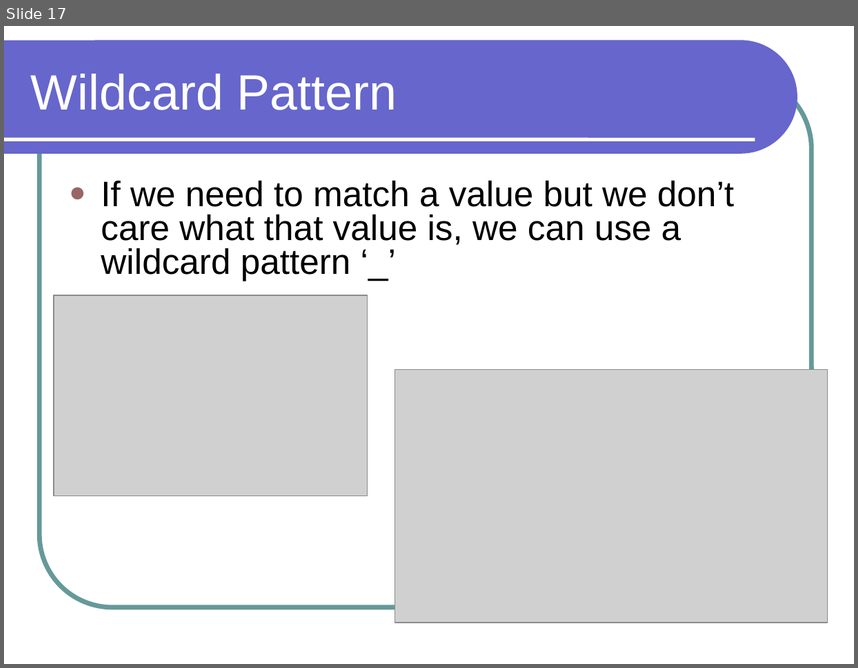
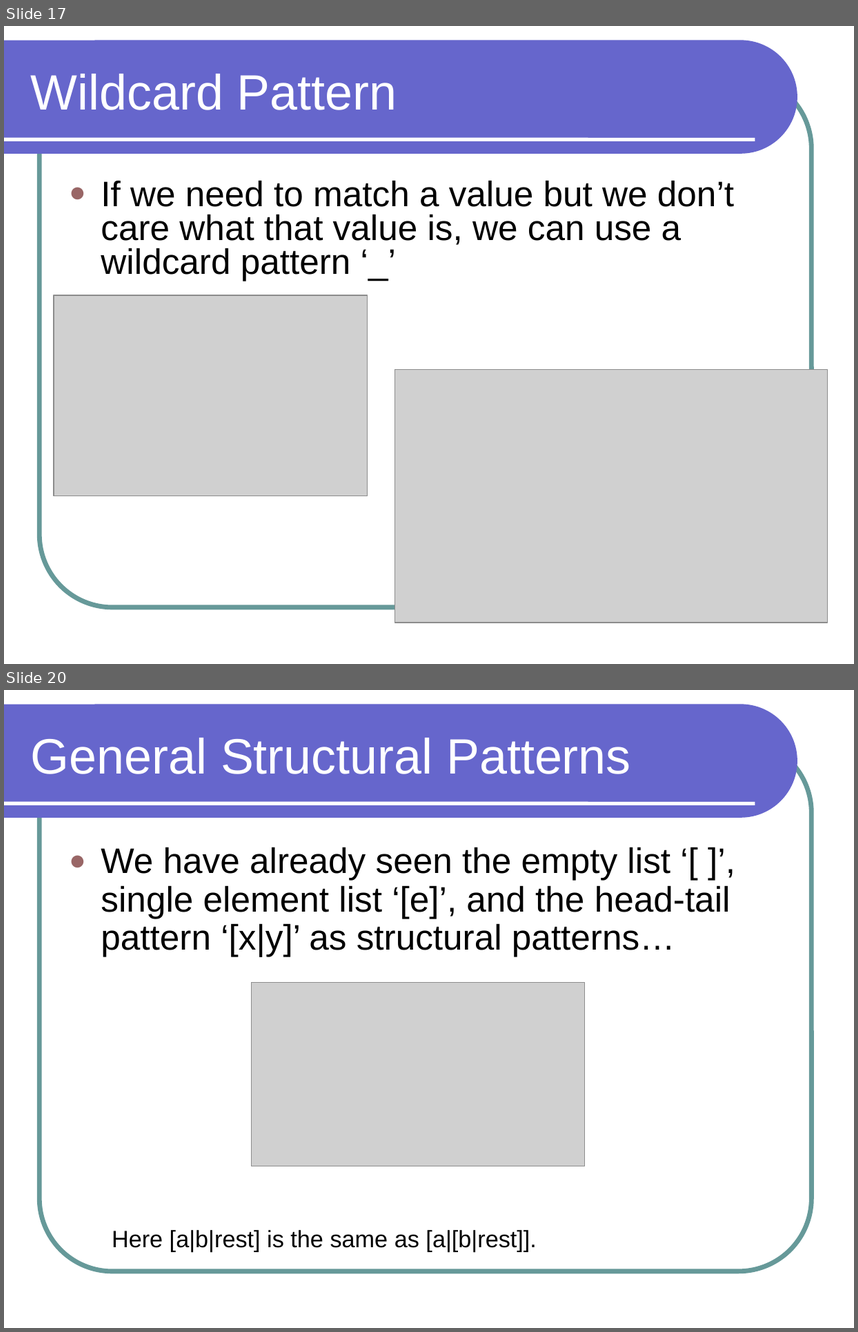
Before and after one commit to lutzhamel/CSC301, a slide deck: notes/csc301-ln013.ppt. Shown one above the other, each under a label of ours: slide 17 before the commit, slides 17 and 20 after it; the slides between them are not shown. The pictures are 858x668 and 858x1332 pixels, drawn with LibreOffice and Linux fonts; fonts in the diff are those of the drawing; grey boxes stand for pictures. Boxes give left, top, right and bottom in pixels: in the first picture for what was removed or moved away, otherwise in the second. Text is boxed around its words. In the diff, an @@ line names an element or a change of style, - is before the commit and + after.

```diff
--- a/notes/csc301-ln013.ppt
+++ b/notes/csc301-ln013.ppt
@@ slide 20 added at [4, 690, 854, 1328], background #FFFFFF; not listed: 3 template elements that a slide beside it also shows @@
@@ title added at [31, 738, 631, 774], 42 pt, text #FFFFFF @@
+General Structural Patterns
@@ text added at [101, 847, 731, 956], 30 pt, text #000000 @@
+● We have already seen the empty list ‘[ ]’, single element list ‘[e]’, and the head-tail pattern ‘[x|y]’ as structural patterns…
@@ picture added at [252, 983, 584, 1166] @@
@@ text added at [112, 1230, 536, 1252], 20 pt, text #000000 @@
+Here [a|b|rest] is the same as [a|[b|rest]].
```
Also in this commit, not shown: 5 other slides added, 1 slide removed, 5 other files.
